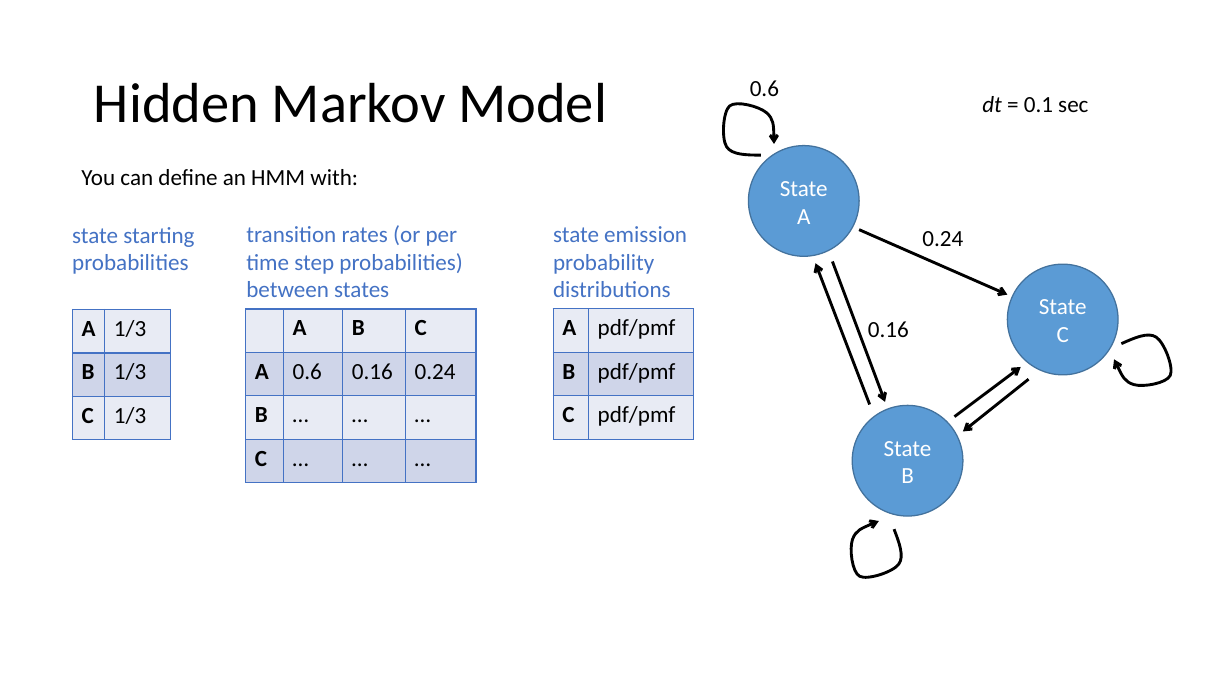
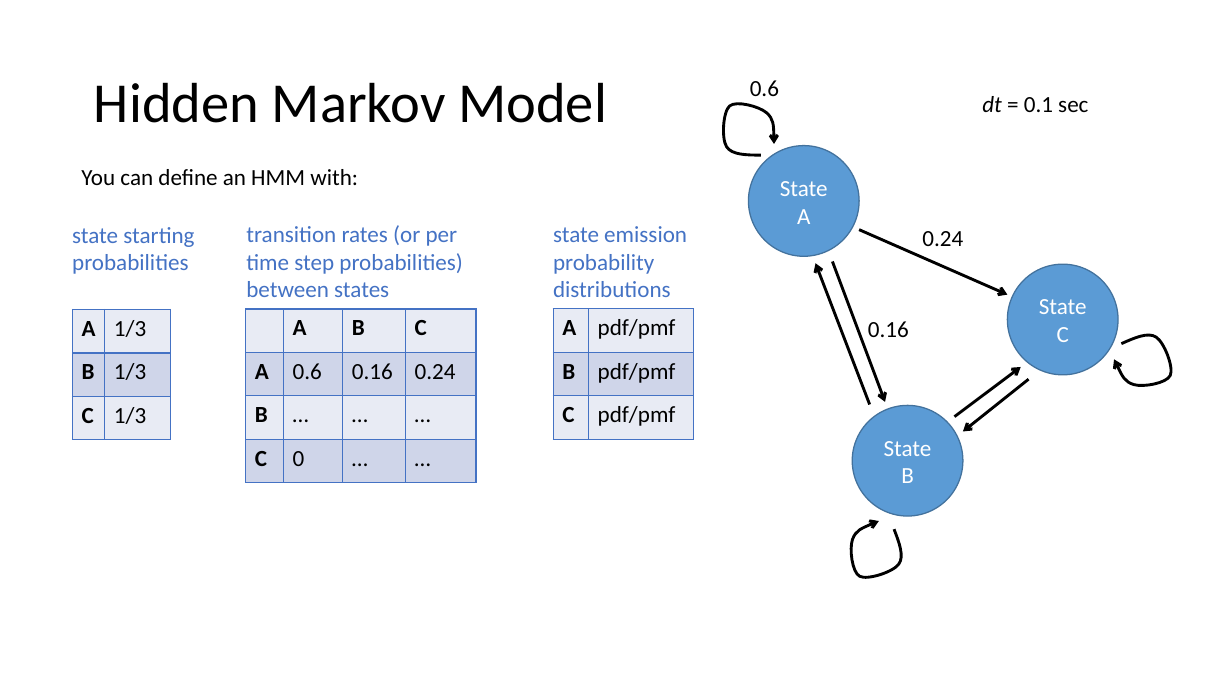
Before and after one commit to marcel-goldschen-ohm/NEU-337-Spring-2020, a slide deck: slide 30 of lectures/Mar-31-T-hmm/hmm.pptx. Drawn at 1232x693 pixels with LibreOffice and Linux fonts; fonts in the diff are those of the drawing. Boxes give left, top, right and bottom in pixels: in the first picture for what was removed or moved away, otherwise in the second. Text is boxed around its words. In the diff, an @@ line names an element or a change of style, - is before the commit and + after.

```diff
--- a/lectures/Mar-31-T-hmm/hmm.pptx
+++ b/lectures/Mar-31-T-hmm/hmm.pptx
@@ table at [246, 309, 476, 482] @@
-row 4, column 2: …
+row 4, column 2: 0
```
Also in this commit, not shown: 47 other files.
